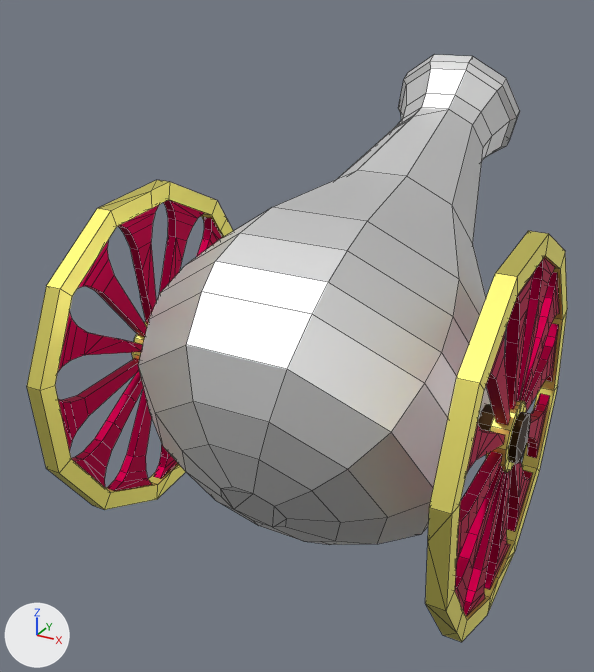
Renders of the Blender file Assets/Models/Collections/cannon.blend from each side of a commit.
One viewpoint serves both versions: a camera (50 mm lens) standing at (1.44, -2.68, 2.39) and looking at (-0.25, 0.41, 0.84). Arrows for +X, +Y and +Z are at lower left; the lights stay in place. Mesh edges are drawn as thin lines.
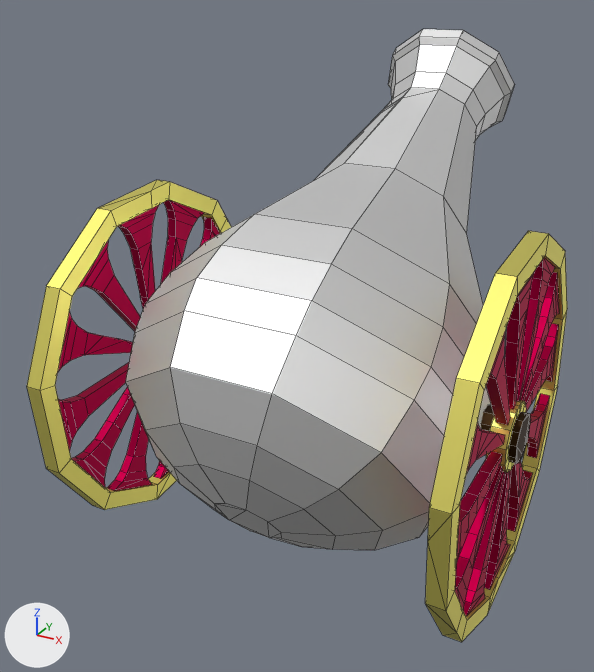
Where the newer file only moved an object's origin or applied its transform, the numbers keep the older frame.

Changed parts and their boxes (x1, y1, x2, y2) in the pictures (594 x 672 px; the box of a moved part takes in the faces that stretch with it):
'Object_10', reshaped: before (27, 55, 567, 642); after (27, 29, 567, 642)
part 1 of me_object_10, moved or reshaped: before (138, 55, 520, 545); after (126, 29, 515, 550)

Patch to the scene script:
```diff
--- a/Assets/Models/Collections/cannon.blend.py
+++ b/Assets/Models/Collections/cannon.blend.py
@@ me_object_10 @@
 me_object_10.from_pydata(...)  # 1204 vertices, 1340 faces; spans x -44.0..43.2, y -31.8..96.3, z 0.5..97.6
 # used by ob_object_10; location = (0.0, 0.0, 0.0); scale = (0.0206, 0.0206, 0.0206)
+# me_object_10 part 1: the loose piece of 321 vertices spanning x -37.1..37.1, y -26.2..93.6, z 2.7..97.6 is turned 5 degrees about the x axis through the mesh origin
 me_object_10.materials.append(mat_red)
 me_object_10.materials.append(mat_cannon)
-me_object_10.materials.append(mat_brown)  # brown #4f3826
 me_object_10.materials.append(mat_black)
```
